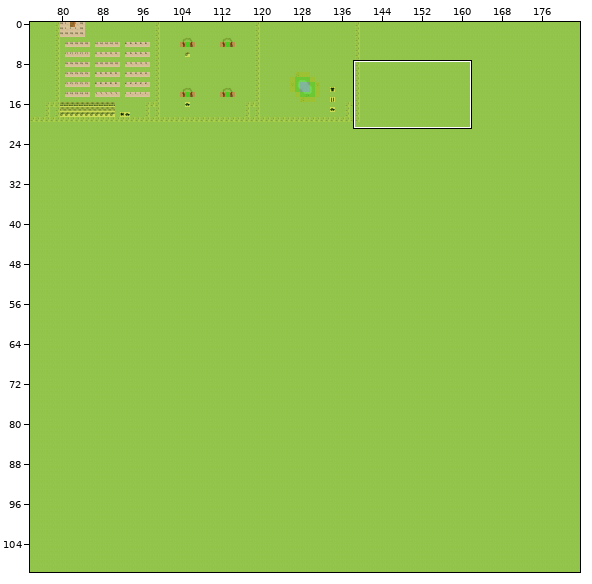
Two states of a Tiled map, data/maps/map_alternative.tmx. The picture above shows the old version from afar; the outline marks the close-up.
Close-up. Earlier state:
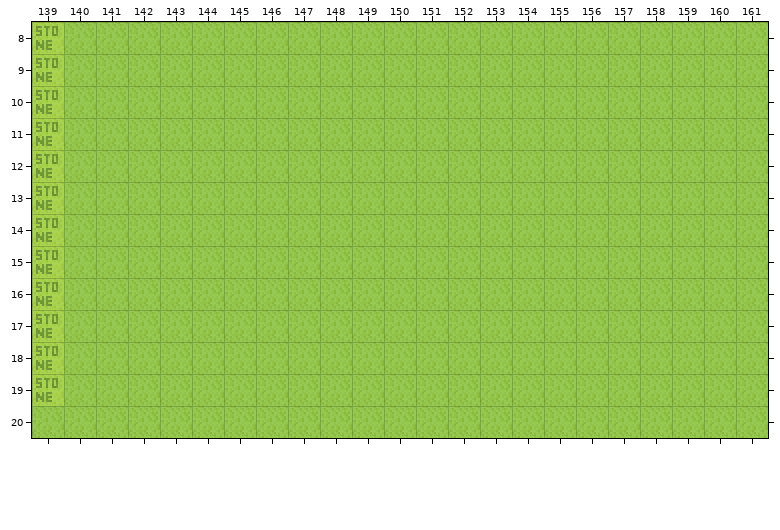
Cells are 16x16 px. Shown: x 139..161, y 8..20. The commit also changed other parts of the map, which this record leaves out.
And afterwards:
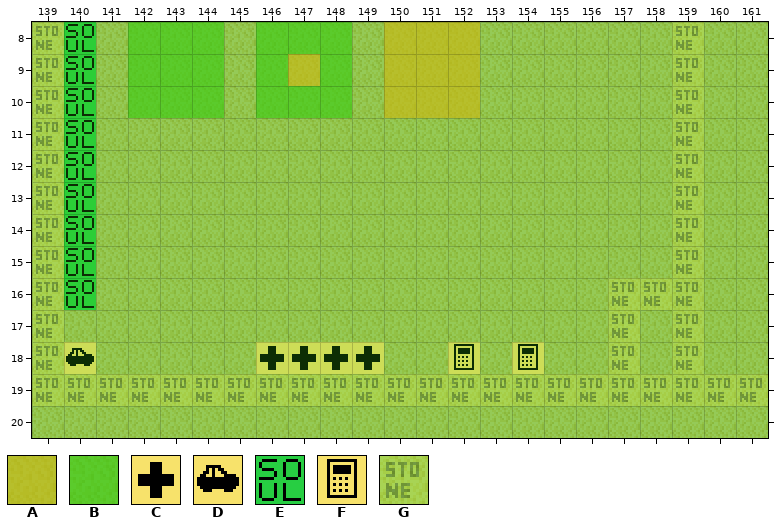
Key: from "tiles": A 28, B 29, C 191, D 192, E 196, F 206, G 2109.
_ is an empty cell, . an unchanged one.
See-through tiles are keyed as they look on the map.
The edit:
--- layer "Meta_collectibles"
@@ x 140..140 @@
- 8 _
- 9 _
-10 _
-11 _
-12 _
-13 _
-14 _
-15 _
-16 _
+ 8 E
+ 9 E
+10 E
+11 E
+12 E
+13 E
+14 E
+15 E
+16 E
@@ x 140..154 @@
-18 _.....____.._._
+18 D.....CCCC..F.F
--- layer "Meta_radiation"
@@ x 142..152 @@
- 8 ___.___.___
- 9 ___.___.___
-10 ___.___.___
+ 8 BBB.BBB.AAA
+ 9 BBB.BAB.AAA
+10 BBB.BBB.AAA
--- layer "Meta_dynamic_pieces"
@@ x 140..161 @@
- 8 ..................._..
- 9 ..................._..
-10 ..................._..
-11 ..................._..
-12 ..................._..
-13 ..................._..
-14 ..................._..
-15 ..................._..
-16 .................___..
-17 ................._._..
-18 ................._._..
-19 ______________________
+ 8 ...................G..
+ 9 ...................G..
+10 ...................G..
+11 ...................G..
+12 ...................G..
+13 ...................G..
+14 ...................G..
+15 ...................G..
+16 .................GGG..
+17 .................G.G..
+18 .................G.G..
+19 GGGGGGGGGGGGGGGGGGGGGG
Where, in picture pixels (left, top, right, bottom), the same in both close-ups:
added: (64, 22, 768, 406)
